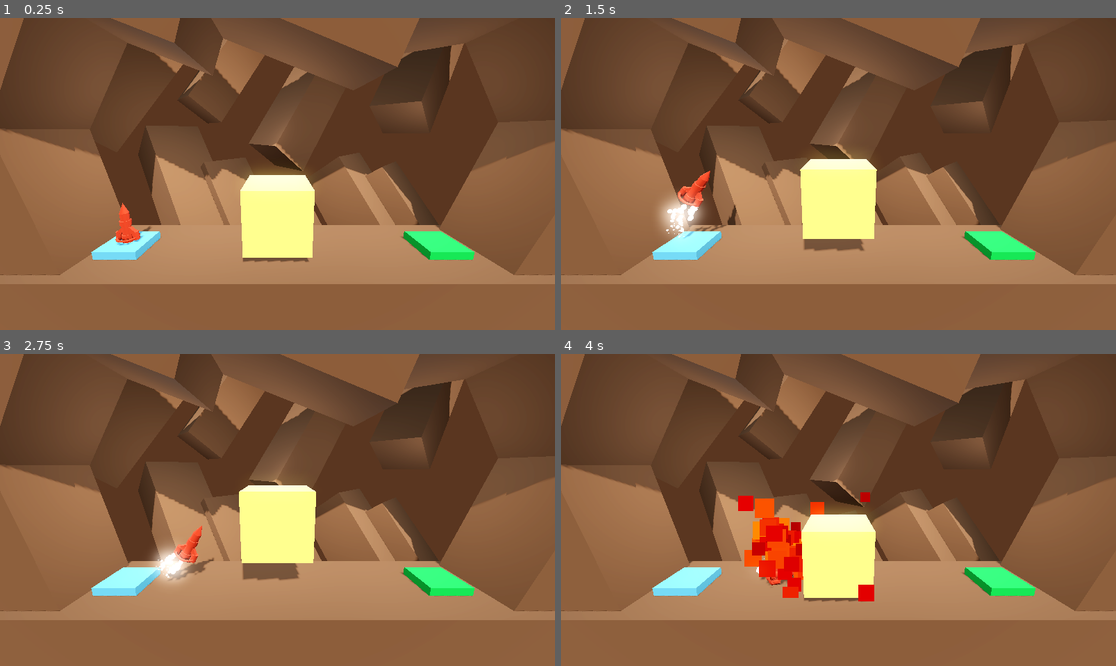
Above: before the commit, frames 1-4 (two rows, left to right).
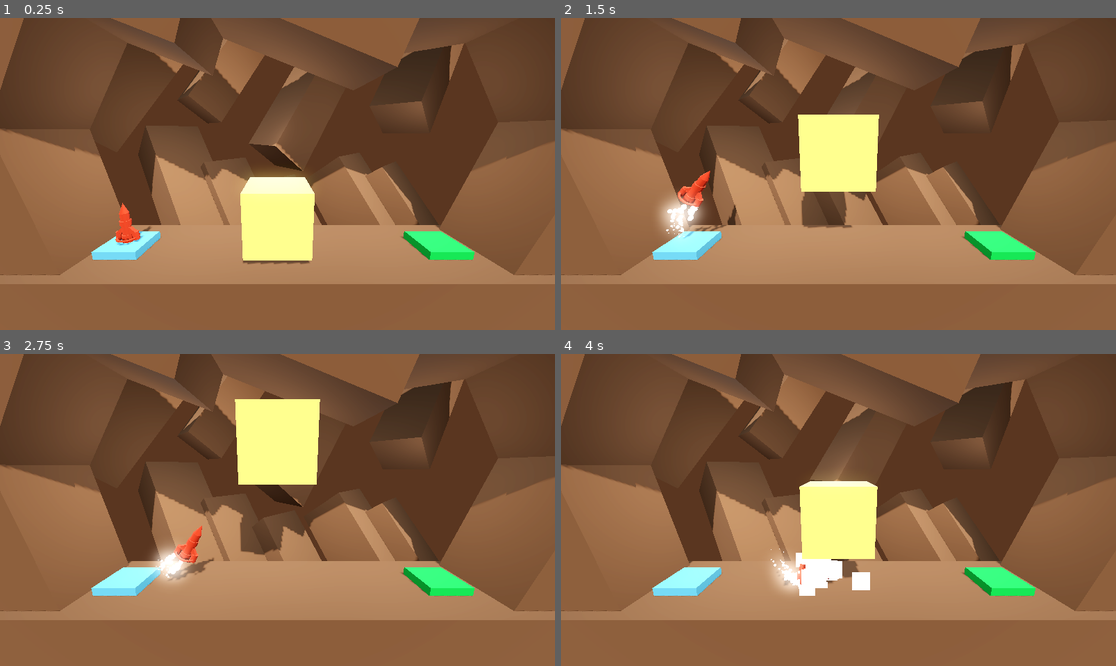
Above: after the commit, the same moments.

Repository: ecnivs/Boost
Game: Godot game, scene res://Level/level_4.tscn
The game is run twice, just before and just after one commit, with the same random seed, the same clock (stepped at 60 frames per second) and the same inputs. This scene is started directly instead of the project's main scene.
Inputs:
- Up to frame 1 (0.25 s): no input
- Up to frame 2 (1.5 s): hold D (rotate_right) 0.53-1.28 s; hold Up (boost) 0.53-1.28 s; hold A (rotate_left) from 1.28 s (still down); tap Up (boost) at 1.35 s
- Up to frame 3 (2.75 s): release A (rotate_left) at 2.03 s; hold D (rotate_right) from 2.03 s (still down); hold Up (boost) from 2.03 s (still down)
- Up to frame 4 (4 s): release Up (boost) at 2.78 s; tap Up (boost) at 2.85 s; release D (rotate_right) at 3.53 s; hold A (rotate_left) from 3.53 s (still down); hold Up (boost) from 3.53 s (still down)

The runs differ from the first frame. In frame 1, 0.4% of the frame differs, in the area x 43-57%, y 50-79%; in frame 2, 4.9%; in frame 3, 7.9%, in the area x 42-58%, y 14-73%; in frame 4, 6.3%.

Commit message:
Update levels

Diff:
--- a/Level/level_3.tscn
+++ b/Level/level_3.tscn
@@ -16,9 +16,9 @@
 [node name="Level" type="Node3D"]
 
 [node name="Obstacle" type="CSGBox3D" parent="." groups=["Hazard"]]
-transform = Transform3D(1, 0, 0, 0, 1, 0, 0, 0, 1, 1.78998, 4.23283, 0)
+transform = Transform3D(1, 0, 0, 0, 1, 0, 0, 0, 1, 0.669261, 3.35949, 0.0430157)
 use_collision = true
-size = Vector3(13.58, 1, 3)
+size = Vector3(12.0791, 0.483978, 3)
 material = SubResource("StandardMaterial3D_sn1gy")
 
 [node name="LaunchPad" type="CSGBox3D" parent="."]
--- a/Level/level_4.tscn
+++ b/Level/level_4.tscn
@@ -34,6 +34,7 @@
 transform = Transform3D(1, 0, 0, 0, 1, 0, 0, 0, 1, -7.5, 1.53833, 0)
 
 [node name="MovingHazard" parent="." instance=ExtResource("3_w5iar")]
-destination = Vector3(0, 2, 0)
+destination = Vector3(0, 5, 0)
+duration = 2.5
 
 [node name="Floor" parent="." instance=ExtResource("4_1qeby")]
--- a/Level/level_5.tscn
+++ b/Level/level_5.tscn
@@ -34,8 +34,7 @@
 transform = Transform3D(1, 0, 0, 0, 1, 0, 0, 0, 1, -7.5, 1.53833, 0)
 
 [node name="MovingHazard" parent="." instance=ExtResource("3_ofe75")]
-destination = Vector3(0, 2, 0)
-duration = 3.0
+duration = 2.5
 
 [node name="Floor" parent="." instance=ExtResource("4_k2yfx")]
 
--- a/moving_hazard.tscn
+++ b/moving_hazard.tscn
@@ -14,6 +14,8 @@
 [node name="MovingHazard" type="AnimatableBody3D" groups=["Hazard"]]
 transform = Transform3D(1, 0, 0, 0, 1, 0, 0, 0, 1, 0, 1.74099, 0)
 script = ExtResource("1_jhh70")
+destination = Vector3(3, 5, 0)
+duration = 4.0
 
 [node name="MeshInstance3D" type="MeshInstance3D" parent="."]
 material_override = SubResource("StandardMaterial3D_imtve")
